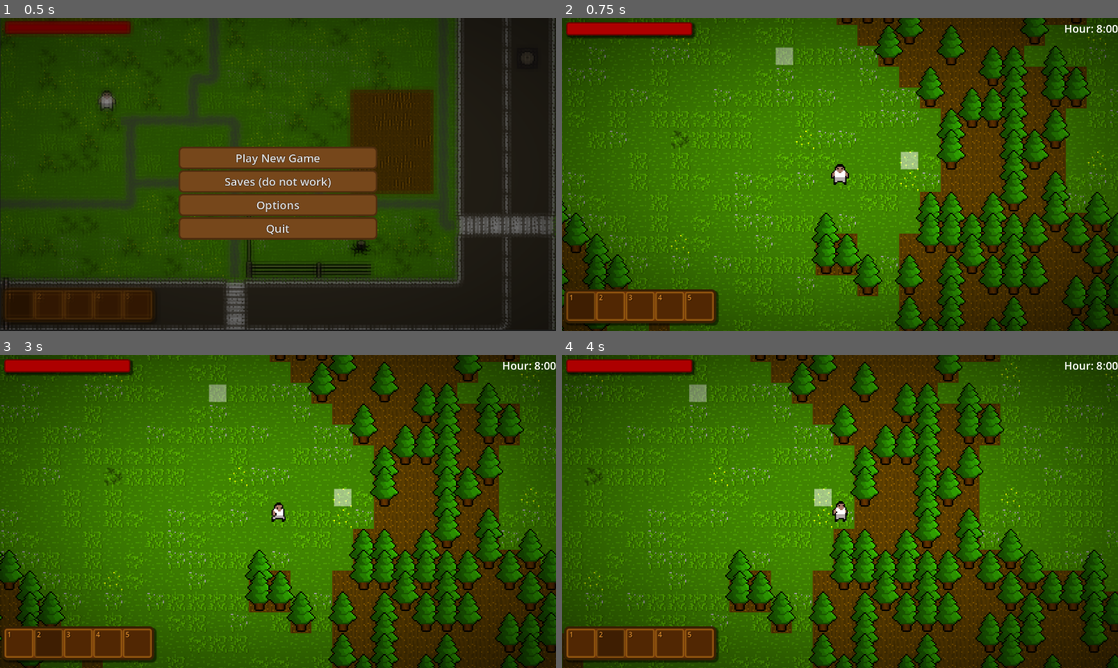
Above: before the commit, frames 1-4 (two rows, left to right).
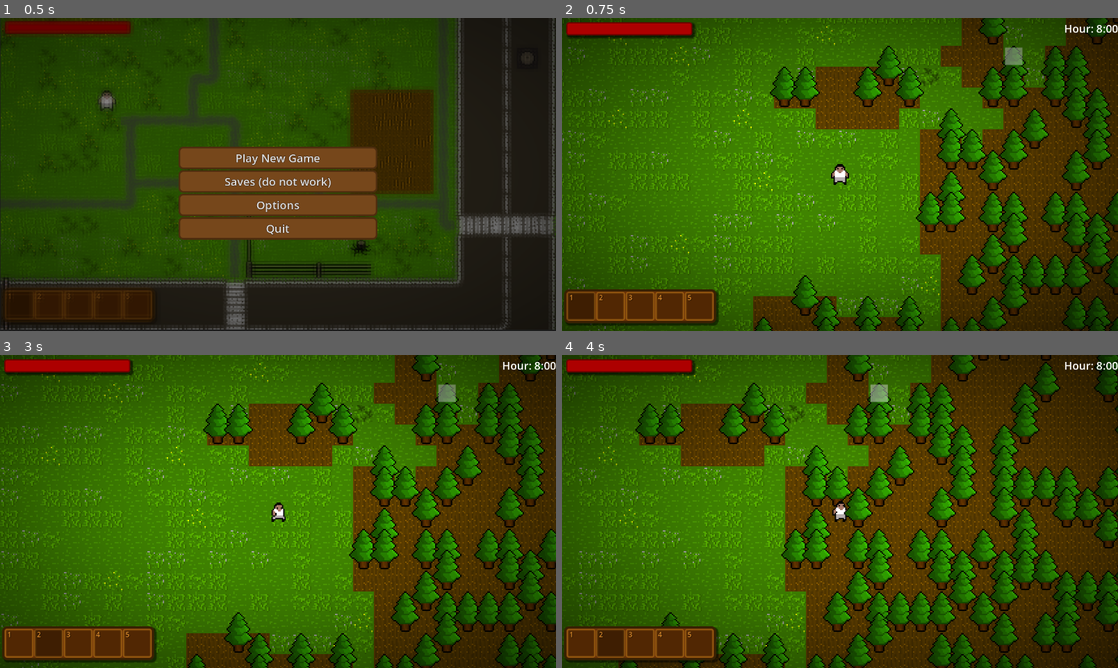
Above: after the commit, the same moments.

Repository: Lucasc0-Git/The-Gunsmith-Survivor
Game: Godot game, scene res://Scenes/StartScene.tscn
Same seed, same stepped clock (60 frames per second), same inputs: the game is played once before the commit and once after it.
Inputs (mouse positions are in pixels of both pictures, inside the frame that each line leads up to):
- Up to frame 1 (0.5 s): no input
- Up to frame 2 (0.75 s): click "Play New Game" at 0.5 s
- Up to frame 3 (3 s): tap Enter at 1.25, 2.75 s; drag from (16, 642) to (222, 392) at 1.27 s; tap Space at 2 s; drag from (50, 642) to (222, 392) at 2.02 s; move the mouse to (77, 642) at 2.77 s; hold D (move_right) from 2.78 s (still down); hold Mouse wheel down (next_weapon) from 2.78 s (still down); click (77, 642) at 2.92 s
- Up to frame 4 (4 s): tap Ctrl (Dodge) at 3.05 s; release D (move_right) at 3.5 s; release Mouse wheel down (next_weapon) at 3.5 s; drag from (667, 642) to (834, 498) at 3.52 s

Frame 1 is identical in both runs. In frame 2, 38% of the frame differs, in the area x 0-100%, y 0-100%; in frame 3, 38%; in frame 4, 57%.

Commit message:
Reworked world generation to region generation
It can now generate multiple 100 x 100 regions

Diff:
--- a/Godot-Project-Files/Scenes/Player.tscn
+++ b/Godot-Project-Files/Scenes/Player.tscn
@@ -10,15 +10,15 @@
 [ext_resource type="Texture2D" uid="uid://d0jt6bi472it6" path="res://Textures/player/Old_player/Player Character Walking Animation Frames/Zombie-Tileset---_0482_Capa-483.png" id="4_1e7my"]
 [ext_resource type="Texture2D" uid="uid://bfro8atf8okhu" path="res://Textures/player/Old_player/Player Character Walking Animation Frames/Zombie-Tileset---_0477_Capa-478.png" id="4_o3h8g"]
 [ext_resource type="Script" uid="uid://cao4xamonet4d" path="res://Scripts/State.gd" id="5_5ixxa"]
-[ext_resource type="Script" uid="uid://1n7wqv757ru6" path="res://Scripts/Idle.gd" id="5_nn08x"]
-[ext_resource type="Script" uid="uid://dq0b611pe6k7r" path="res://Scripts/Run.gd" id="6_52ee3"]
+[ext_resource type="Script" uid="uid://1n7wqv757ru6" path="res://Scripts/PlayerIdle.gd" id="5_nn08x"]
+[ext_resource type="Script" uid="uid://dq0b611pe6k7r" path="res://Scripts/PlayerRun.gd" id="6_52ee3"]
 [ext_resource type="Texture2D" uid="uid://bopb1ocugkaa2" path="res://Textures/player/Old_player/Player Character Walking Animation Frames/Zombie-Tileset---_0483_Capa-484.png" id="7_1e7my"]
 [ext_resource type="Texture2D" uid="uid://n68rhs8rm8x5" path="res://Textures/player/Old_player/Player Character Walking Animation Frames/Zombie-Tileset---_0484_Capa-485.png" id="8_arntx"]
 [ext_resource type="Script" uid="uid://pkrryaw67e7h" path="res://Scripts/weapon.gd" id="8_megsn"]
 [ext_resource type="Texture2D" uid="uid://df0j4mv4iublx" path="res://Textures/player/blblblblbl bezeni doprava.png" id="8_ulo2v"]
 [ext_resource type="Texture2D" uid="uid://bc3tg3k1kd6wx" path="res://Textures/bullet.png" id="10_miouo"]
 [ext_resource type="Texture2D" uid="uid://cbjsnlupl5vow" path="res://Textures/player/blbllblblblblbl zezadu.png" id="11_1iu4k"]
-[ext_resource type="Script" uid="uid://dum4t15xgh5x0" path="res://Scripts/Dodge.gd" id="17_1iu4k"]
+[ext_resource type="Script" uid="uid://dum4t15xgh5x0" path="res://Scripts/PlayerDodge.gd" id="17_1iu4k"]
 
 [sub_resource type="CapsuleShape2D" id="CapsuleShape2D_52ee3"]
 radius = 3.6666667
@@ -164,6 +164,7 @@
 safe_margin = 0.5
 script = ExtResource("1_dewec")
 health_regen_rate = 1.0
+dodge_force = 600
 
 [node name="CollisionShape2D" type="CollisionShape2D" parent="." unique_id=1875418815]
 shape = SubResource("CapsuleShape2D_52ee3")
--- a/Godot-Project-Files/Scripts/Dodge.gd
+++ b/Godot-Project-Files/Scripts/PlayerDodge.gd
@@ -13,7 +13,7 @@
 
 func physics_update(delta: float) -> void:
 
-	player.velocity = player.velocity.move_toward(Vector2.ZERO, 350 * delta)
+	player.velocity = player.velocity.move_toward(Vector2.ZERO, (float(player.dodge_force) / 1.5) * delta)
 
 	if player.velocity == Vector2.ZERO:
 		player.change_state("Idle")
--- a/Godot-Project-Files/Scripts/main.gd
+++ b/Godot-Project-Files/Scripts/main.gd
@@ -47,8 +47,9 @@
 	player.set_vars(hud)
 	player.health_update.connect(hud.ui.health_changed)
 	map.player = player
-	map.world_generated.connect(_on_world_generated)
-	map.generate_world()
+	map.region_generated.connect(_on_region_generated)
+	map.generate_region(Vector2i(0, 0))
+	map.generate_region(Vector2i(1, 1))
 	GameManager.set_day(1)
 	GameManager.set_hour(8)
 
@@ -92,10 +93,10 @@
 			var rand_pos: Vector2 = Vector2(randi_range(-200, 200), randi_range(-200, 200))
 			spawn_enemy(zombie_scene, get_global_mouse_position() + rand_pos)
 
-func _on_world_generated() -> void:
-	for pos: Vector2 in map.tree_positions:
+func _on_region_generated(new_trees: Array, new_spawners: Array) -> void:
+	for pos: Vector2 in new_trees:
 		spawn_tree(pos)
-	for pos: Vector2 in map.spawner_positions:
+	for pos: Vector2 in new_spawners:
 		add_spawner(pos)
 
 func drop_item(item: ItemData, pos: Vector2) -> void:
--- a/Godot-Project-Files/Scripts/map.gd
+++ b/Godot-Project-Files/Scripts/map.gd
@@ -8,7 +8,7 @@
 var player: Player
 var world_seed: int
 
-signal world_generated()
+signal region_generated(new_tree_positions: Array, new_spawner_positions: Array)
 
 @export var world_frequency := 0.05
 @export var grass_frequency := 0.4
@@ -44,10 +44,7 @@
 var spawner_positions := []
 
 func _ready() -> void:
-	world_seed = 500
-	world_noise.seed = world_seed
-
-func generate_world() -> void:
+	world_seed = GameManager.current_world_seed
 	world_noise.seed = world_seed
 	world_noise.frequency = world_frequency
 	grass_noise.seed = world_seed + 1
@@ -56,31 +53,40 @@
 	tree_noise.frequency = tree_frequency
 	spawner_noise.seed = world_seed + 3
 	spawner_noise.frequency = enemy_spawner_frequency
+
+func generate_region(region_pos: Vector2i) -> void:
+	var offset_x := region_pos.x * map_width
+	var offset_y := region_pos.y * map_height
+
+	var new_trees: Array = []
+	var new_spawners: Array = []
+
 	for x in range(-half_w, half_w + 1):
 		for y in range(-half_h, half_h + 1):
+			var world_x := x + offset_x
+			var world_y := y + offset_y
+
 			var world_value := world_noise.get_noise_2d(x, y)
 			var grass_value := grass_noise.get_noise_2d(x, y)
 			var tree_value := tree_noise.get_noise_2d(x, y)
 			var enemy_value := spawner_noise.get_noise_2d(x, y)
+
 			var tile_coords : Vector2i
 			if world_value < -0.1:
 				tile_coords = Vector2i(5, 0)
 				if tree_value < -0.1:
-					var tile_pos := Vector2i(x, y)
-					var local_pos := map.map_to_local(tile_pos)
+					var local_pos := map.map_to_local(Vector2i(world_x, world_y))
 					var global_pos := map.to_global(local_pos)
-					tree_positions.append(global_pos)
+					new_trees.append(global_pos)
 					#objects.set_cell(Vector2i(x, y), 2, Vector2i(0, 0))
 			else:
 				if enemy_value < -0.5:
-					var tile_pos := Vector2i(x, y)
-					var local_pos := map.map_to_local(tile_pos)
+					var local_pos := map.map_to_local(Vector2i(world_x, world_y))
 					var global_pos := map.to_global(local_pos)
-					spawner_positions.append(global_pos)
-
+					new_spawners.append(global_pos)
 				tile_coords = be_grass(grass_value)
-			map.set_cell(Vector2i(x, y), 2, tile_coords)
-	emit_signal("world_generated")
+			map.set_cell(Vector2i(world_x, world_y), 2, tile_coords)
+	emit_signal("region_generated", new_trees, new_spawners)
 
 func be_grass(grass_value: float) -> Vector2i:
 	if grass_value < -0.05:
Renamed: Godot-Project-Files/Scripts/Dodge.gd.uid -> Godot-Project-Files/Scripts/PlayerDodge.gd.uid
Renamed: Godot-Project-Files/Scripts/Idle.gd -> Godot-Project-Files/Scripts/PlayerIdle.gd
Renamed: Godot-Project-Files/Scripts/Idle.gd.uid -> Godot-Project-Files/Scripts/PlayerIdle.gd.uid
Renamed: Godot-Project-Files/Scripts/Run.gd -> Godot-Project-Files/Scripts/PlayerRun.gd
Renamed: Godot-Project-Files/Scripts/Run.gd.uid -> Godot-Project-Files/Scripts/PlayerRun.gd.uid
